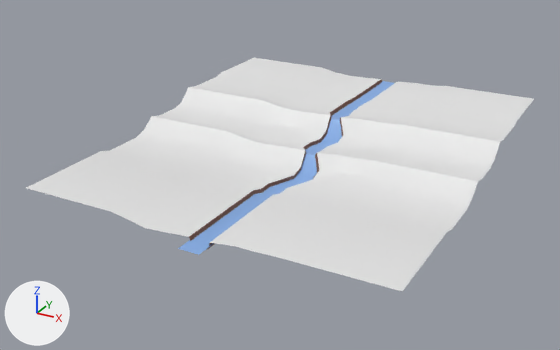
What one commit did to the Blender file static_files/ground.blend.
One viewpoint serves both versions: a 50 mm lens placed at (51.1, -102.5, 44.0), pointed at (-3.0, -4.3, -5.1). Arrows for +X, +Y and +Z are at lower left; the lights stay in place.

Names of what the first picture shows: 'ground', 'riwer'.
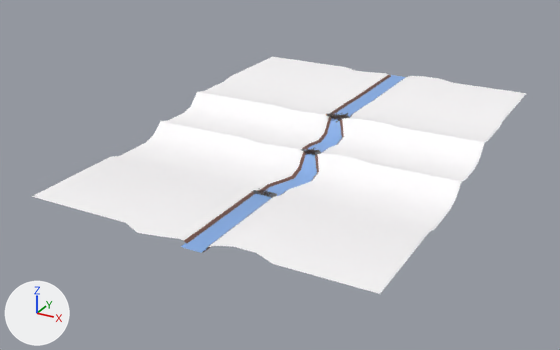
Changed parts and their boxes (x1, y1, x2, y2) in the pictures (560 x 350 px; the box of a moved part takes in the faces that stretch with it):
'ground', reshaped: before (26, 58, 534, 291); after (32, 57, 526, 294)
part 1 of me_plane_004, moved or reshaped: before (167, 78, 414, 249); after (161, 72, 423, 252)
part 2 of me_plane_004, recoloured: before (26, 58, 534, 291); after (32, 57, 526, 294)

Patch to the scene script:
```diff
--- a/static_files/ground.blend.py
+++ b/static_files/ground.blend.py
@@ mat_sonw @@
+mat_sonw = principled_material('sonw')
+mat_sonw.base_color = (1.0, 0.986, 0.996)  # white #fffdff
@@ me_plane_004 @@
 # used by ob_ground; location = (0.0, 0.0, 0.0); scale = (12.5, 12.5, 12.5)
-me_plane_004.from_pydata(...)  # 247 vertices, 216 faces; spans x -2.22..2.25, y -2.73..2.44, z -0.27..0.21
+me_plane_004.from_pydata(...)  # 323 vertices, 288 faces; spans x -2.07..2.07, y -2.85..2.83, z -0.27..0.17
+# me_plane_004 part 1: 105 vertices moved from x -2.22..2.25, y -2.73..2.44, z -0.22..0.21 to x -2.07..2.07, y -2.85..2.83, z -0.22..0.17; 36 vertices removed from x -0.06..0.4, y -2.67..2.38, z -0.19..0.17; 112 vertices added at x -0.11..0.43, y -2.75..2.76, z -0.23..0.17
+# me_plane_004 part 2: 126 faces spanning x -2.07..2.07, y -2.85..2.83, z -0.19..0.17 switch from mat_material (white #e7e7e7) to mat_sonw (white #fffdff)
 me_plane_004.materials.append(mat_river)
```
